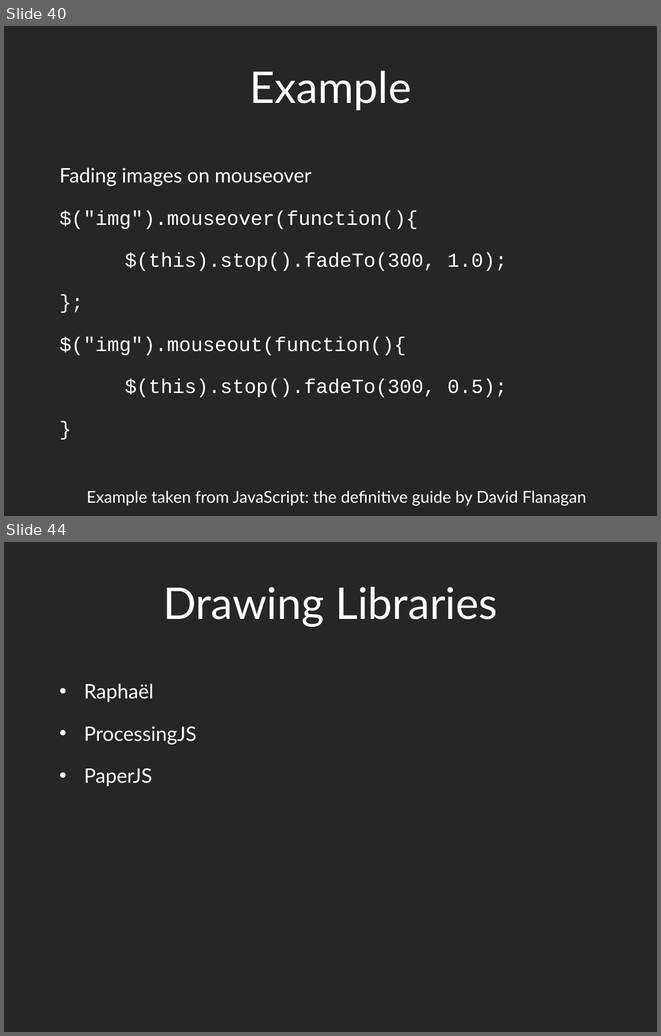
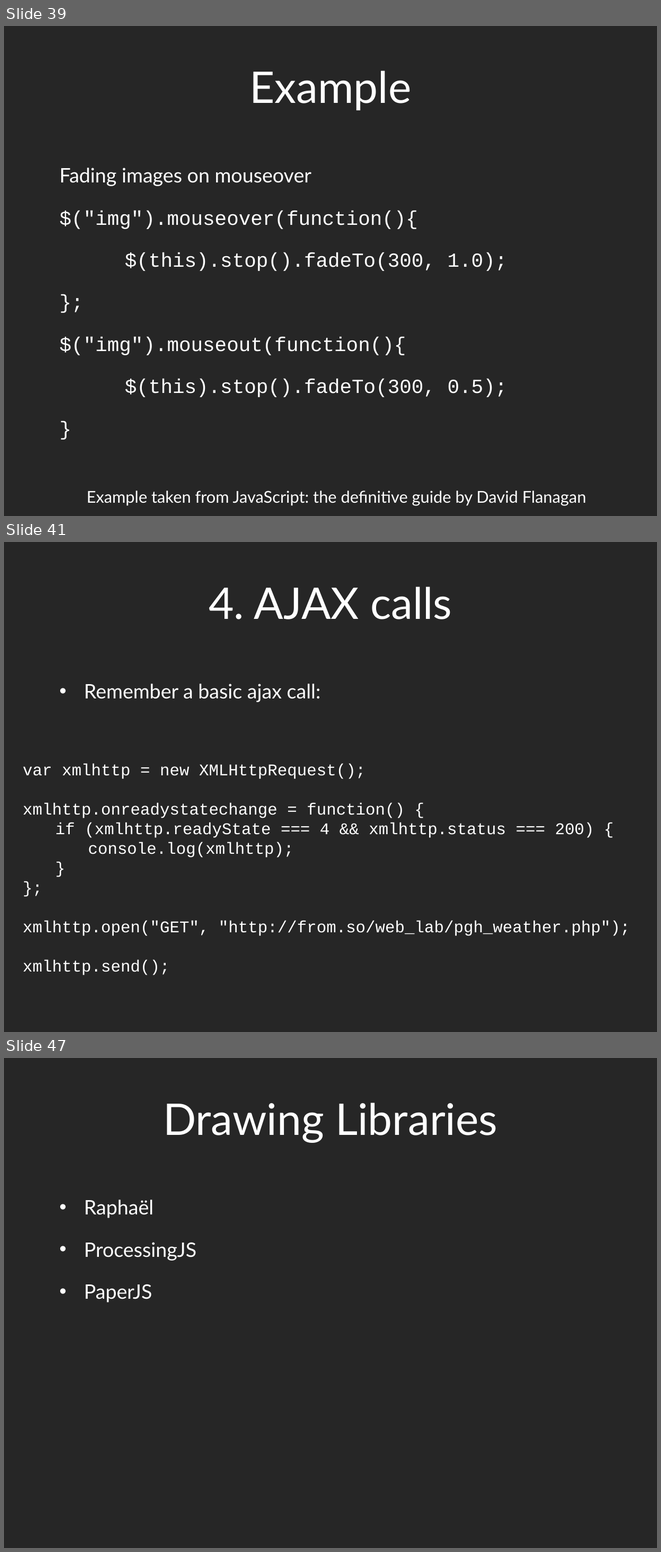
Before and after one commit to dantasse/ssuiweb2014, a slide deck: week10/week10.pptx. Shown one above the other, each under a label of ours: slides 40 and 44 before the commit, slides 39, 41 and 47 after it; the slides between them are not shown. The pictures are 661x1036 and 661x1552 pixels, drawn with LibreOffice and Linux fonts; fonts in the diff are those of the drawing. Boxes give left, top, right and bottom in pixels: in the first picture for what was removed or moved away, otherwise in the second. Text is boxed around its words. In the diff, an @@ line names an element or a change of style, - is before the commit and + after.

```diff
--- a/week10/week10.pptx
+++ b/week10/week10.pptx
@@ slide 41 added at [4,542,657,1032], background #262626 @@
@@ title added at [209,587,452,619], 48 pt, text #FFFFFF @@
+4. AJAX calls
@@ text added at [84,684,321,702], 22 pt, text #FFFFFF @@
+• Remember a basic ajax call:
@@ text added at [23,764,630,975], 18 pt, text #FFFFFF @@
+var xmlhttp = new XMLHttpRequest();
+xmlhttp.onreadystatechange = function() {
+if (xmlhttp.readyState === 4 && xmlhttp.status === 200) {
+console.log(xmlhttp);
+}
+};
+xmlhttp.open("GET", "http://from.so/web_lab/pgh_weather.php");
+xmlhttp.send();
@@ what was slide 40 is now slide 39 @@
@@ what was slide 44 is now slide 47 @@
```
Also in this commit, not shown: 7 slides changed, 3 other slides added, 1 slide removed, 2 other files.
